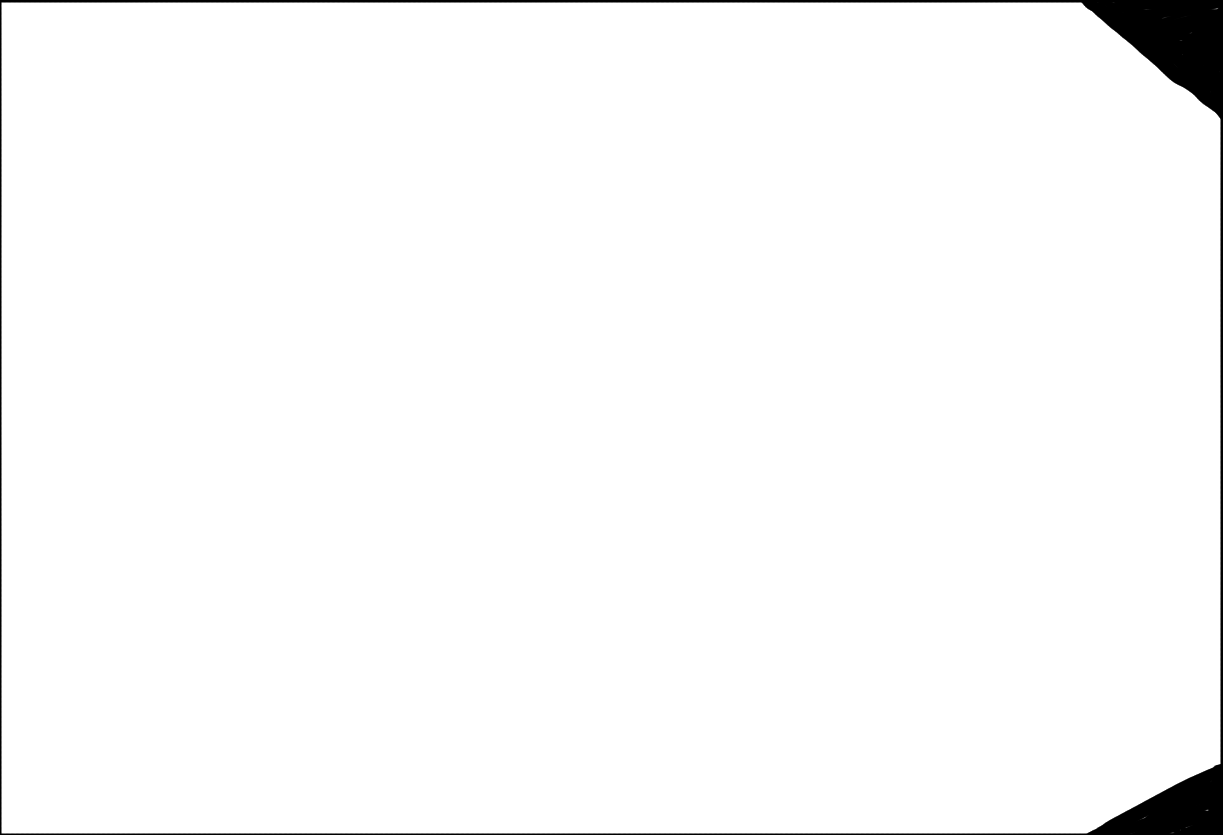
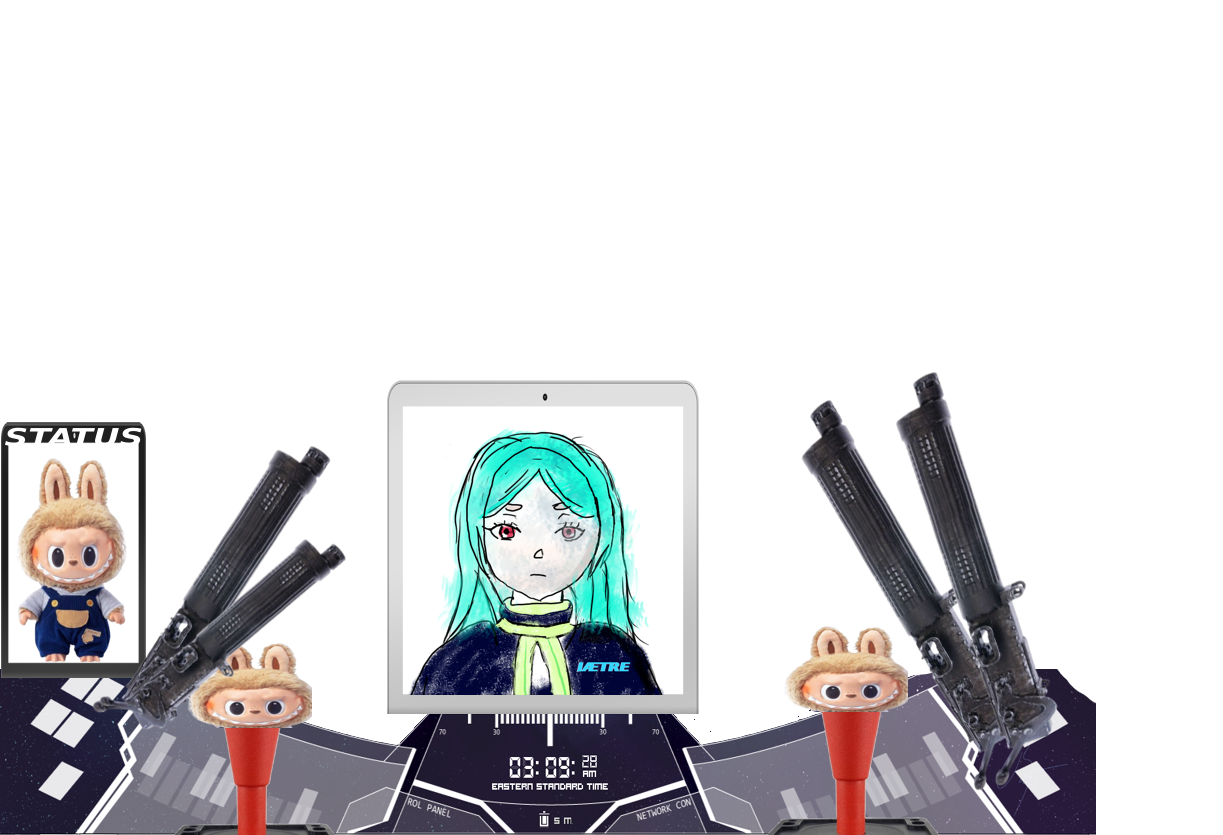
Revision of a layered (1223, 835) image; what changed, layer by layer:
added layer "Copy of Paint Layer 2 (pasted)" (2nd of 8) above "Copy of Paint Layer 2 (pasted)" over [64, 512, 384, 768]
added layer "Copy of Paint Layer 2 (pasted)" (3rd of 8) above "Copy of Paint Layer 2 (pasted)" over [832, 371, 1088, 832]
added layer "Copy of Paint Layer 2 (pasted)" (4th of 8) above "Paint Layer 2 (pasted)" over [0, 384, 384, 768]
added layer "Paint Layer 2 (pasted)" (4th of 9) above "Vector Layer 1" over [704, 371, 1024, 832]
added layer "Copy of Paint Layer 2 (pasted)" (5th of 8) above "Copy of Paint Layer 2 (pasted)" over [0, 448, 128, 704]
added layer "Copy of Paint Layer 2 (pasted)" (6th of 8) above "Paint Layer 2 (pasted)" over [704, 576, 960, 768]
added layer "Paint Layer 2 (pasted)" (5th of 9) above "frierenref.png" over [128, 640, 320, 768]
added layer "frierenref.png" above "Paint Layer 2 (pasted)" over [0, 384, 699, 704]
added layer "Copy of Paint Layer 2 (pasted)" (7th of 8) above "Paint Layer 2 (pasted)" over [0, 407, 197, 727]
added layer "Paint Layer 2 (pasted)" (8th of 9) above "Copy of Paint Layer 2 (pasted)" over [384, 380, 704, 768]
added layer "Copy of Paint Layer 2 (pasted)" (8th of 8) above "Paint Layer 2 (pasted)" over [704, 576, 1024, 835]
added layer "Paint Layer 2 (pasted)" (9th of 9) above "dash.png" over [128, 640, 384, 835]
added layer "dash.png" above "Paint Layer 1" over [0, 576, 1152, 835]
hid "Paint Layer 1", painted on it over [0, 0, 1223, 835]
